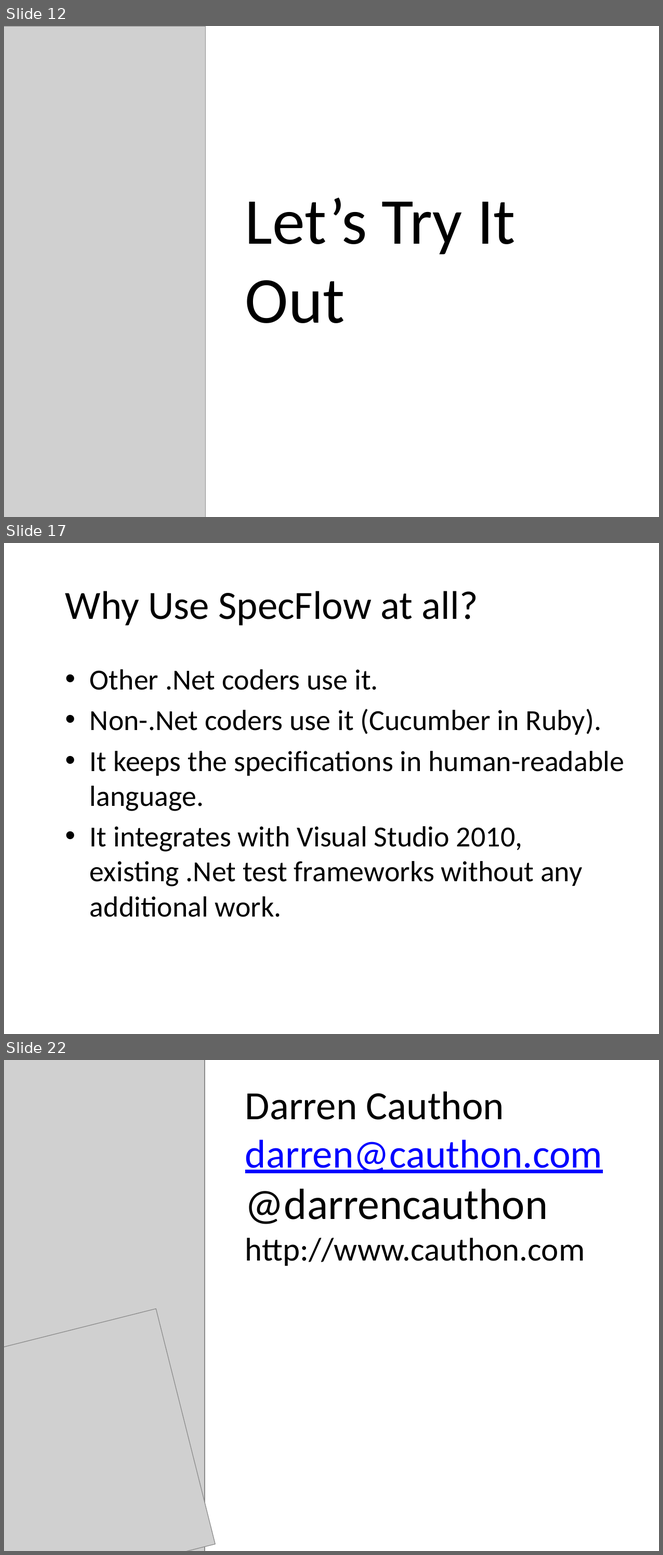
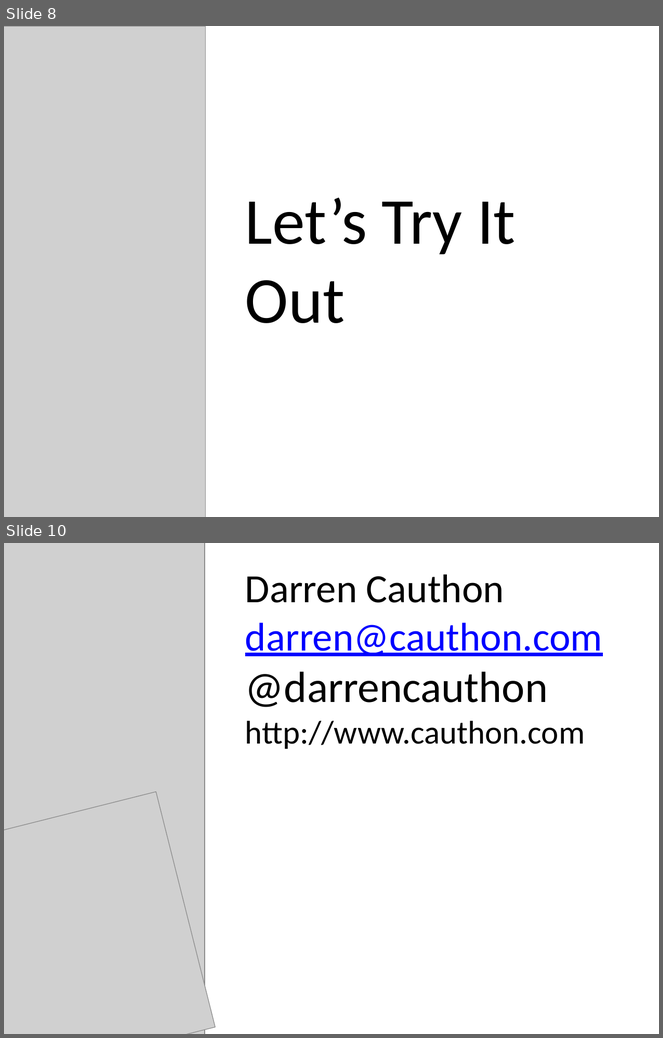
Before and after one commit to darrencauthon/SpecFlow-at-IowaCodeCamp, a slide deck: Outside In With SpecFlow.pptx. Shown one above the other, each under a label of ours: slides 12, 17 and 22 before the commit, slides 8 and 10 after it; the slides between them are not shown. The pictures are 663x1555 and 663x1038 pixels, drawn with LibreOffice and Linux fonts; fonts in the diff are those of the drawing; grey boxes stand for pictures; background and template pictures are left out. Boxes give left, top, right and bottom in pixels: in the first picture for what was removed or moved away, otherwise in the second. Text is boxed around its words. In the diff, an @@ line names an element or a change of style, - is before the commit and + after.

```diff
--- a/Outside In With SpecFlow.pptx
+++ b/Outside In With SpecFlow.pptx
@@ slide 17 removed at [4,543,659,1034], background picture (left out) @@
@@ title removed at [65,591,478,626] @@
-Why Use SpecFlow at all?
@@ text removed at [90,669,624,917] @@
-• Other .Net coders use it.
-• Non-.Net coders use it (Cucumber in Ruby).
-• It keeps the specifications in human-readable language.
-• It integrates with Visual Studio 2010, existing .Net test frameworks without any additional work.
@@ what was slide 12 is now slide 8 @@
@@ what was slide 22 is now slide 10 @@
```
Also in this commit, not shown: 6 slides changed, 11 other slides removed, 1 other file.
